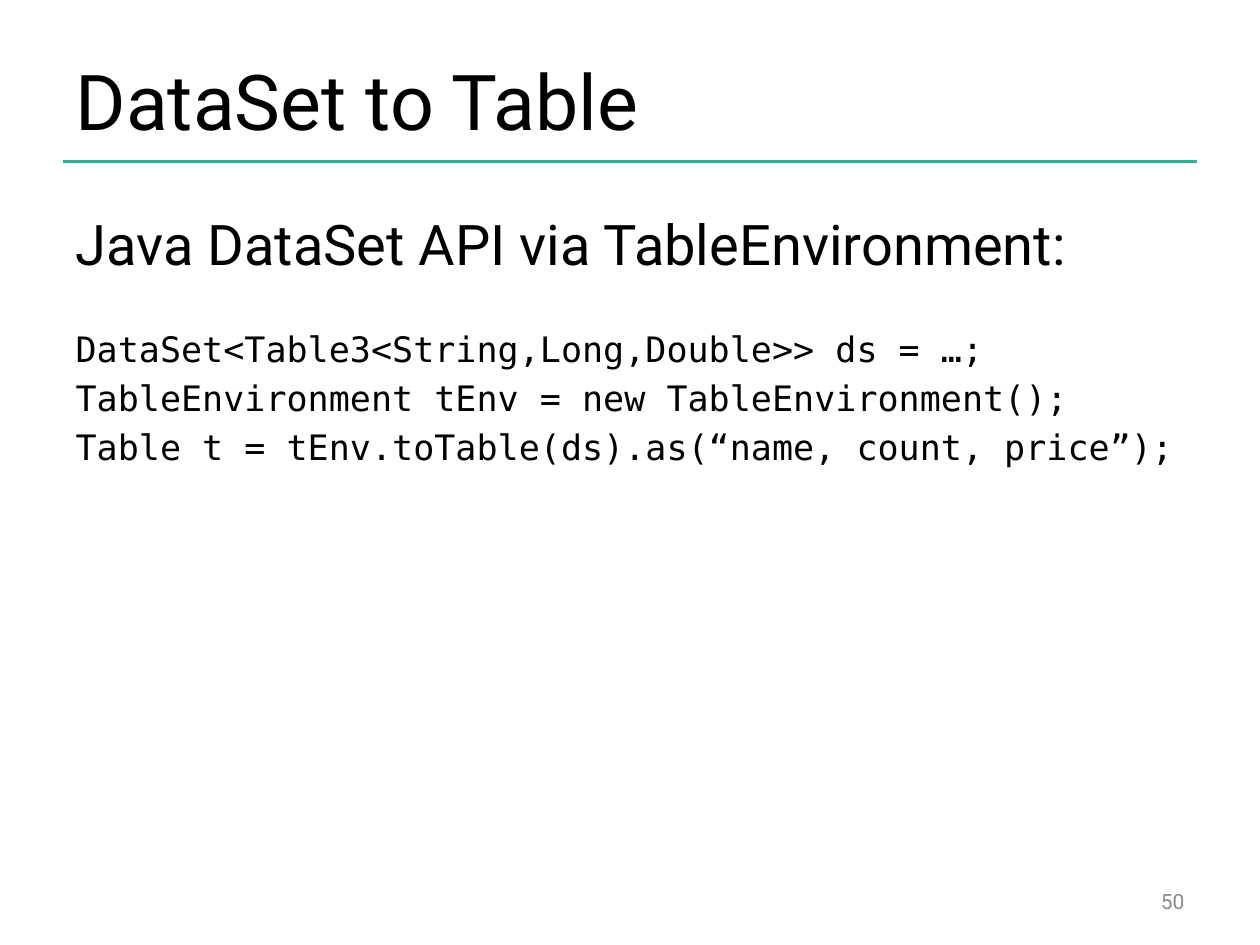
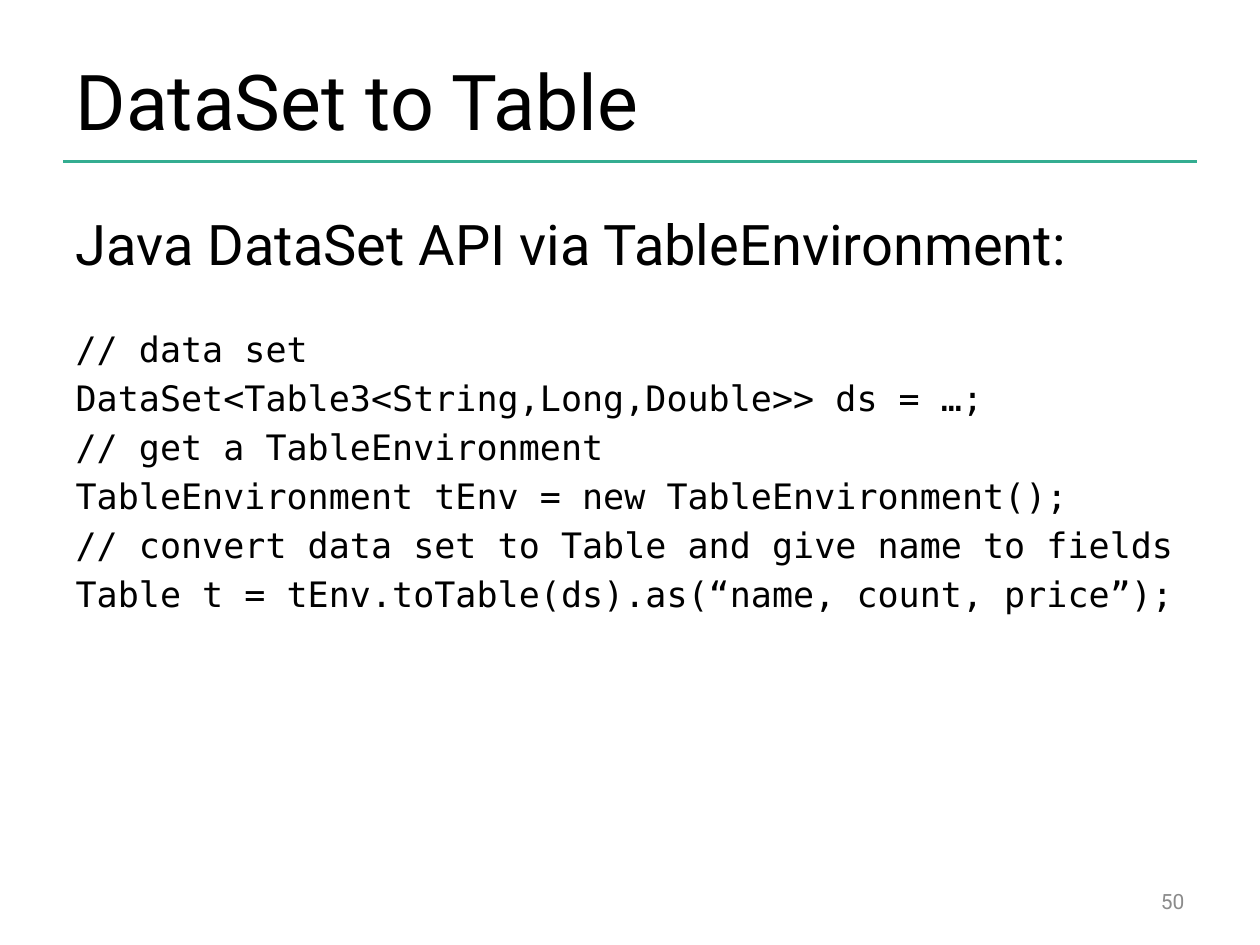
Before and after one commit to dataArtisans/flink-training-web, a slide deck: slide 50 of slides/flink_batch_advanced.pptx. Drawn at 1260x945 pixels with LibreOffice and Linux fonts; fonts in the diff are those of the drawing; background and template pictures are left out. Boxes give left, top, right and bottom in pixels: in the first picture for what was removed or moved away, otherwise in the second. Text is boxed around its words. In the diff, an @@ line names an element or a change of style, - is before the commit and + after.

```diff
--- a/slides/flink_batch_advanced.pptx
+++ b/slides/flink_batch_advanced.pptx
@@ text at (139,335,307,363): paragraph added @@
+// data set
@@ text at (139,433,604,468): paragraph added @@
+// get a TableEnvironment
@@ text at (139,531,1173,566): paragraph added @@
+// convert data set to Table and give name to fields
```
Also in this commit, not shown: 6 other slides changed, 3 other files.
